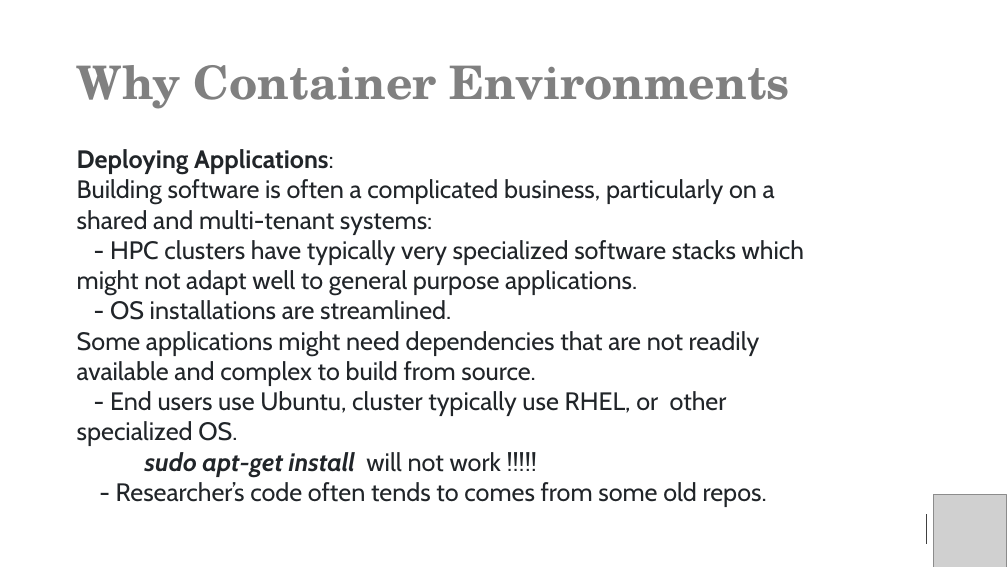
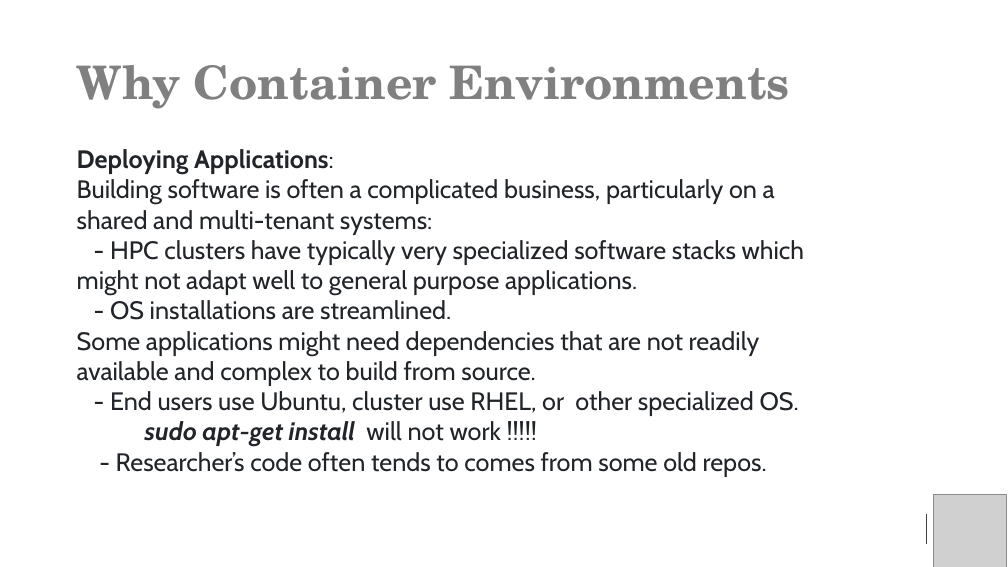
Before and after one commit to baskerville-hpc/2023-11-27-RFI-DLS-training, a slide deck: slide 24 of docs/07-pip-and-containers/Baskerville-pip-apptainer-Final.pptx. Drawn at 1008x567 pixels with LibreOffice and Linux fonts; fonts in the diff are those of the drawing; grey boxes stand for pictures. Boxes give left, top, right and bottom in pixels: in the first picture for what was removed or moved away, otherwise in the second. Text is boxed around its words. In the diff, an @@ line names an element or a change of style, - is before the commit and + after.

Commit message:
Final_slides

```diff
--- a/docs/07-pip-and-containers/Baskerville-pip-apptainer-Final.pptx
+++ b/docs/07-pip-and-containers/Baskerville-pip-apptainer-Final.pptx
@@ text at (110, 391, 799, 416): text changed @@
-- End users use Ubuntu, cluster typically use RHEL, or other specialized OS.
+- End users use Ubuntu, cluster use RHEL, or other specialized OS.
```
Also in this commit, not shown: 2 other slides changed, 2 slides removed, 1 other file.
